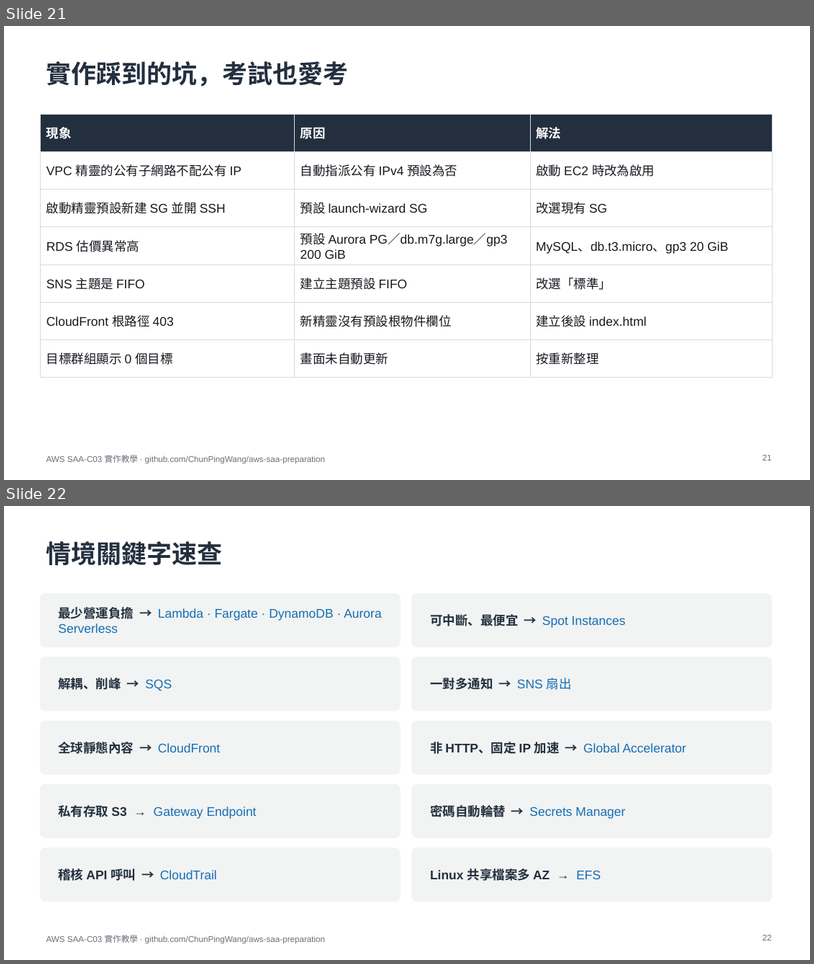
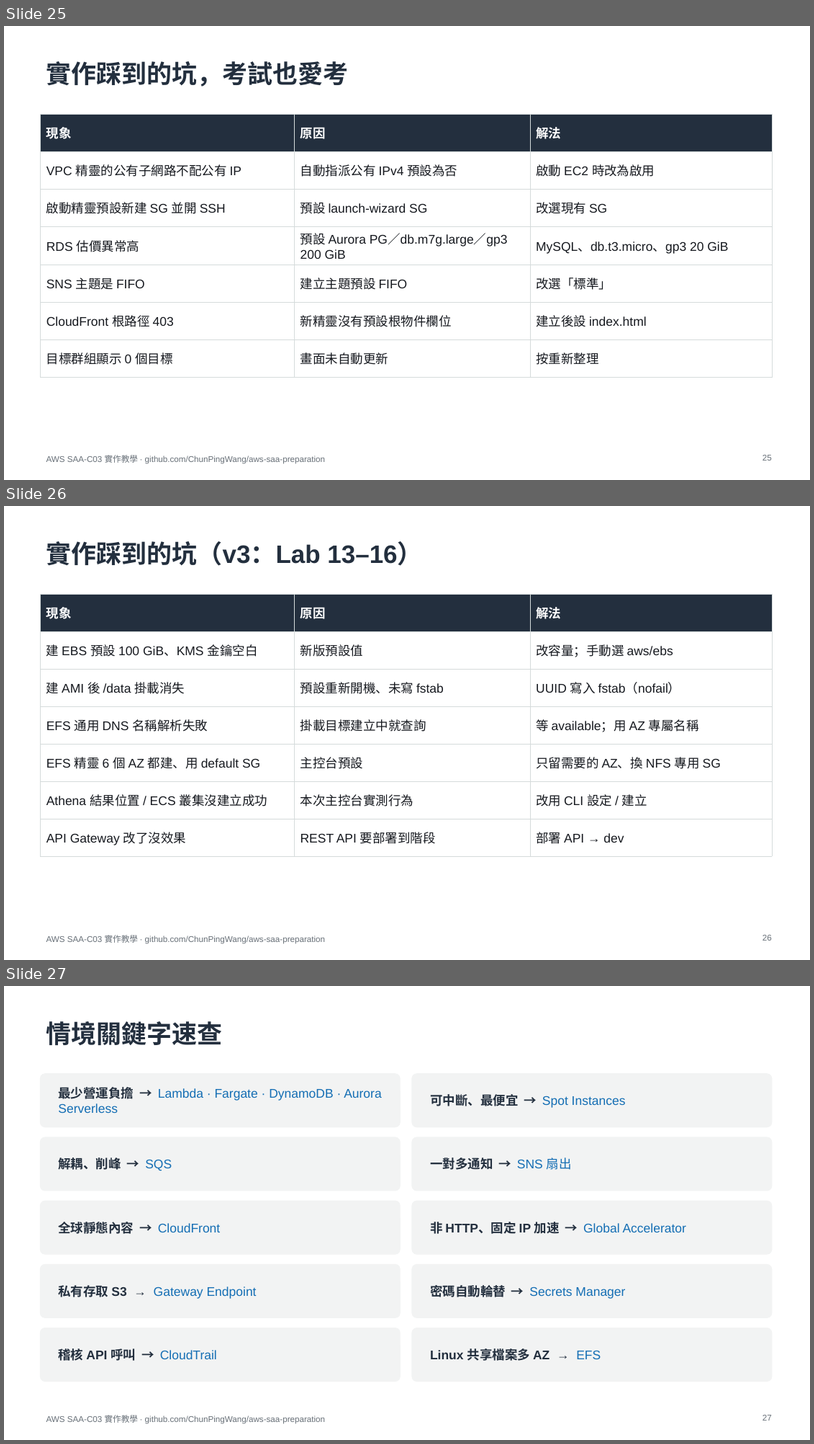
Before and after one commit to ChunPingWang/aws-saa-preparation, a slide deck: slides/aws-saa-c03-hands-on.pptx. Shown one above the other, each under a label of ours: slides 21 and 22 before the commit, slides 25, 26 and 27 after it. The pictures are 814x964 and 814x1444 pixels, drawn with LibreOffice and Linux fonts; fonts in the diff are those of the drawing. Boxes give left, top, right and bottom in pixels: in the first picture for what was removed or moved away, otherwise in the second. Text is boxed around its words. In the diff, an @@ line names an element or a change of style, - is before the commit and + after.

```diff
--- a/slides/aws-saa-c03-hands-on.pptx
+++ b/slides/aws-saa-c03-hands-on.pptx
@@ slide 26 added at bbox=[4, 506, 810, 960], background #FFFFFF; not listed: 1 template element that a slide beside it also shows @@
@@ title added at bbox=[46, 541, 422, 566], 30 pt, text #232F3E, bold @@
+實作踩到的坑（v3：Lab 13–16）
@@ table added at bbox=[40, 594, 772, 848], 7 rows, 3 columns @@
+現象 | 原因 | 解法
+建 EBS 預設 100 GiB、KMS 金鑰空白 | 新版預設值 | 改容量；手動選 aws/ebs
+建 AMI 後 /data 掛載消失 | 預設重新開機、未寫 fstab | UUID 寫入 fstab（nofail）
+EFS 通用 DNS 名稱解析失敗 | 掛載目標建立中就查詢 | 等 available；用 AZ 專屬名稱
+EFS 精靈 6 個 AZ 都建、用 default SG | 主控台預設 | 只留需要的 AZ、換 NFS 專用 SG
+Athena 結果位置 / ECS 叢集沒建立成功 | 本次主控台實測行為 | 改用 CLI 設定 / 建立
+API Gateway 改了沒效果 | REST API 要部署到階段 | 部署 API → dev
@@ page number added at bbox=[763, 934, 772, 940], 10 pt, text #687078 @@
+26
@@ what was slide 21 is now slide 25 @@
@@ page number at bbox=[763, 454, 772, 460]: text changed @@
-21
+25
@@ what was slide 22 is now slide 27 @@
@@ page number at bbox=[763, 1414, 772, 1420]: text changed @@
-22
+27
```
Also in this commit, not shown: 4 slides changed, 4 other slides added.
